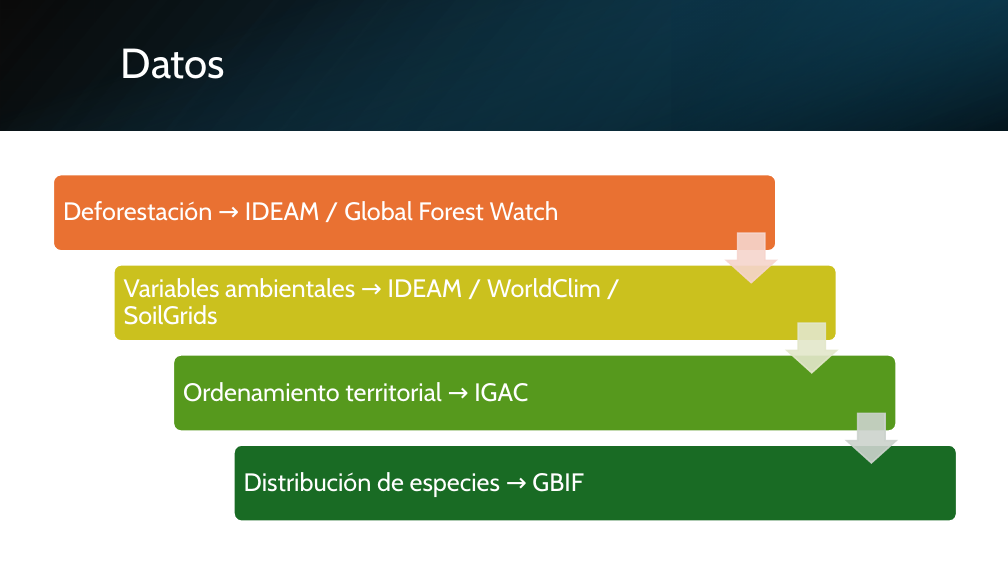
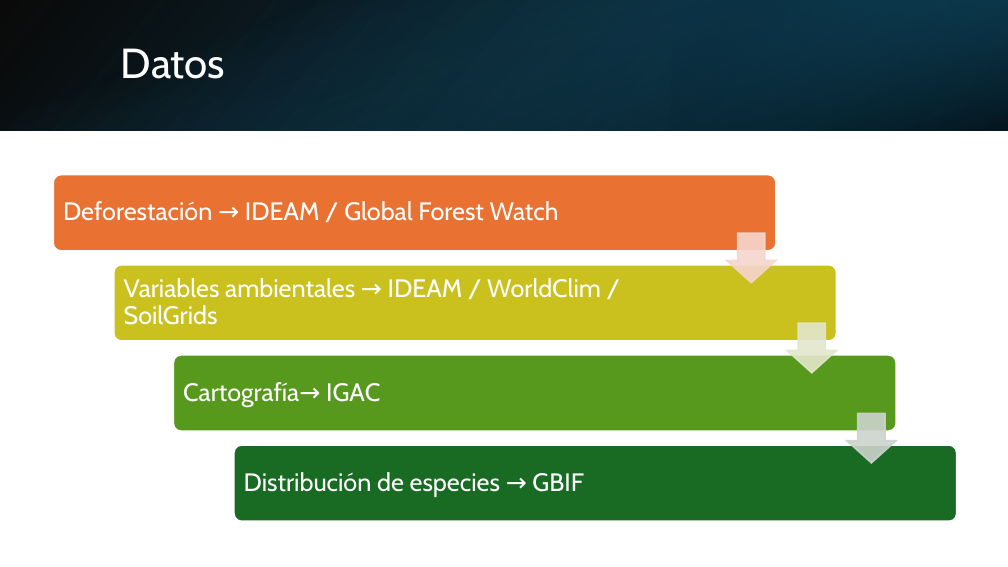
Before and after one commit to dan-reds/Geospatial_Analysis_2025, a slide deck: slide 4 of Presentaciones/Presentacion_1.pptx. Drawn at 1008x567 pixels with LibreOffice and Linux fonts; fonts in the diff are those of the drawing. Boxes give left, top, right and bottom in pixels: in the first picture for what was removed or moved away, otherwise in the second. Text is boxed around its words. In the diff, an @@ line names an element or a change of style, - is before the commit and + after.

```diff
--- a/Presentaciones/Presentacion_1.pptx
+++ b/Presentaciones/Presentacion_1.pptx
@@ text at [183,382,380,407]: text changed @@
-Ordenamiento territorial → IGAC
+Cartografía→ IGAC
```
